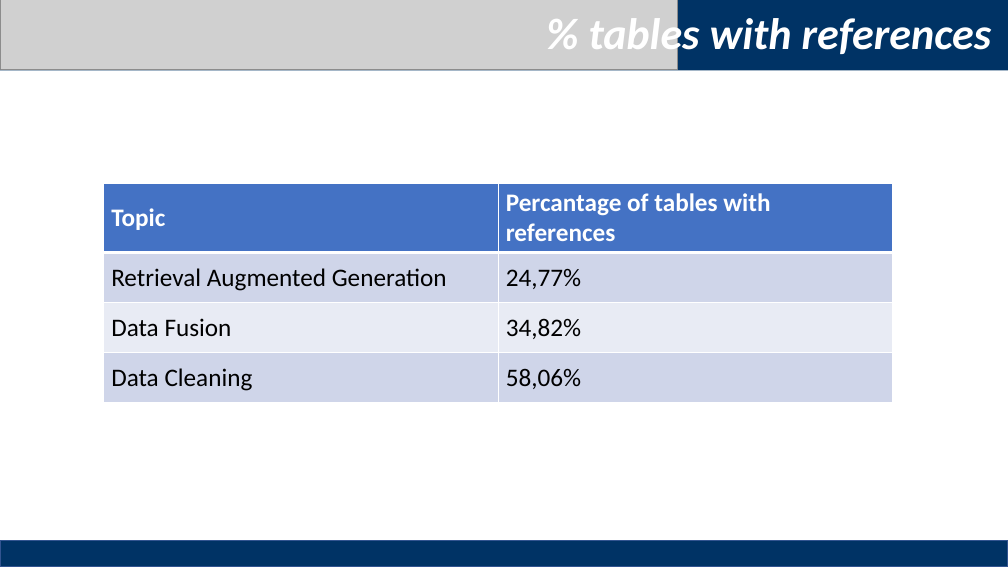
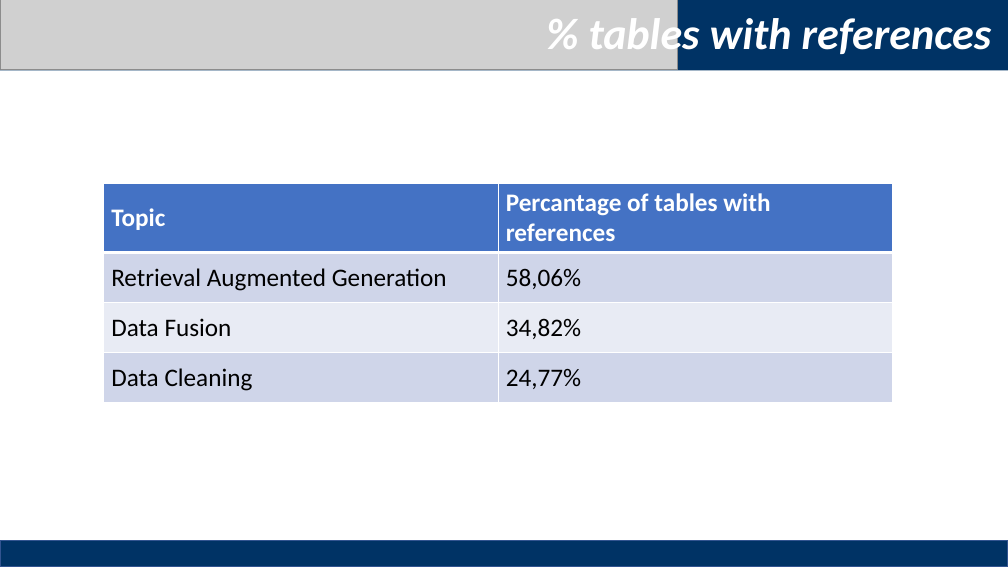
Before and after one commit to haowen3012/ID-Homerwork1, a slide deck: slide 14 of homework1/Homework1.pptx. Drawn at 1008x567 pixels with LibreOffice and Linux fonts; fonts in the diff are those of the drawing; grey boxes stand for pictures. Boxes give left, top, right and bottom in pixels: in the first picture for what was removed or moved away, otherwise in the second. Text is boxed around its words. In the diff, an @@ line names an element or a change of style, - is before the commit and + after.

Commit message:
refactor

```diff
--- a/homework1/Homework1.pptx
+++ b/homework1/Homework1.pptx
@@ table at (x1=104, y1=183, x2=893, y2=402) @@
-row 2, column 2: 24,77%
+row 2, column 2: 58,06%
-row 4, column 2: 58,06%
+row 4, column 2: 24,77%
```
